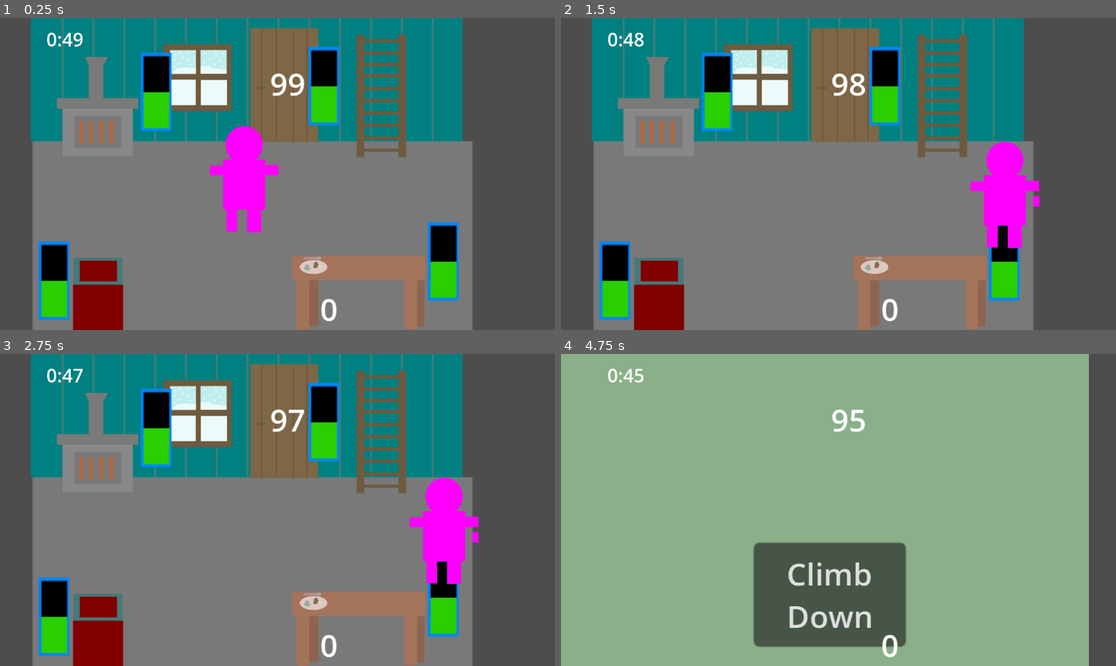
Above: before the commit, frames 1-4 (two rows, left to right).
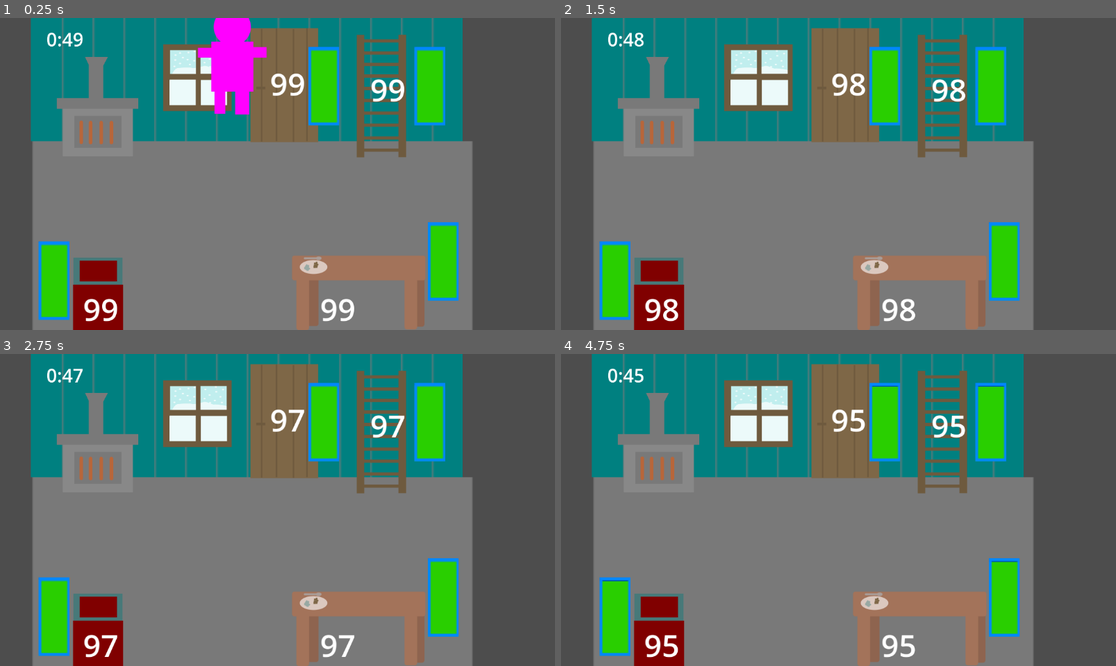
Above: after the commit, the same moments.

Repository: acfielder/FrozenCabin
Game: Godot game, scene res://test_level.tscn
Same seed, same stepped clock (60 frames per second), same inputs: the game is played once before the commit and once after it.
Inputs (mouse positions are in pixels of both pictures, inside the frame that each line leads up to):
- Up to frame 1 (0.25 s): no input
- Up to frame 2 (1.5 s): move the mouse to (960, 158) at 0.52 s; hold Right (right) 0.53-1.28 s; hold E (SceneOpen) 0.53-1.28 s; click (960, 158) at 0.67 s; tap P (test) at 0.8, 1.35 s; move the mouse to (727, 189) at 1.27 s; hold Down (down) from 1.28 s (still down)
- Up to frame 3 (2.75 s): tap E (SceneOpen) at 1.55 s; tap Enter at 2 s; move the mouse to (333, 441) at 2.02 s; release Down (down) at 2.03 s; hold Right (right) from 2.03 s (still down); hold E (SceneOpen) from 2.03 s (still down); tap P (test) at 2.3 s
- Up to frame 4 (4.75 s): tap Space at 2.75 s; move the mouse to (810, 572) at 2.77 s; release Right (right) at 2.78 s; release E (SceneOpen) at 2.78 s; hold Up (up) 2.78-3.53 s; tap P (test) at 2.85, 3.8, 4.35 s; click (810, 572) at 2.92 s; tap E (SceneOpen) at 3.05, 4.55 s; tap Enter at 3.5 s; move the mouse to (1005, 556) at 3.52 s; hold E (SceneOpen) 3.53-4.28 s; hold Left (left) from 3.53 s (still down); move the mouse to (672, 463) at 4.27 s

The runs differ from the first frame. In frame 1, 9.8% of the frame differs, in the area x 7-83%, y 0-98%; in frame 2, 7.4%; in frame 3, 7.3%; in frame 4, 95%, in the area x 0-96%, y 0-100%.
Error before the commit: Invalid assignment of property or key 'text' with value of type 'String' on a base object of type 'null instance'. (res://test_level.gd:18)

Commit message:
most have working progress

Diff:
--- a/LevelScenes/bed_scene.gd
+++ b/LevelScenes/bed_scene.gd
@@ -1,9 +1,11 @@
 extends Control
 
+var stlevel
 
 func _input(event):
 	if event.is_action_pressed("SceneOpen") && get_node("/root/Node2D/MainDude").get("collision_check_bed"):
-		get_node("/root/Node2D/BedScene").show()
+		stlevel = load("res://LevelScenes/bed_scene.tscn").instantiate()
+		get_tree().get_root().add_child(stlevel)
 		get_node("/root/Node2D/MainDude").collision_check_bed = false
 
 # Called when the node enters the scene tree for the first time.
@@ -14,8 +16,10 @@
 # Called every frame. 'delta' is the elapsed time since the previous frame.
 func _process(delta):
 	#$BedOverallTimer.text = get_node("/root/Node2D").timer_text
-	pass
+	$BedOverallTimer.text = str(get_node("/root/Node2D/BedTimer").time_left)
+
 
 
 func _on_bed_close_pressed():
-	get_node("/root/Node2D/BedScene").hide()
+	#global.sleepScore = ascore
+	queue_free()
--- a/LevelScenes/bed_scene.tscn
+++ b/LevelScenes/bed_scene.tscn
@@ -3,7 +3,6 @@
 [ext_resource type="Script" path="res://LevelScenes/bed_scene.gd" id="1_rfgch"]
 
 [node name="BedScene" type="Control"]
-visible = false
 layout_mode = 3
 anchors_preset = 0
 offset_right = 40.0
--- a/LevelScenes/roof_scene.gd
+++ b/LevelScenes/roof_scene.gd
@@ -1,8 +1,12 @@
 extends Control
+
+var stlevel
 
 func _input(event):
 	if event.is_action_pressed("SceneOpen") && get_node("/root/Node2D/MainDude").get("collision_check_climb"):
-		get_node("/root/Node2D/RoofScene").show()
+		#get_node("/root/Node2D/RoofScene").show()
+		stlevel = load("res://LevelScenes/roof_scene.tscn").instantiate()
+		get_tree().get_root().add_child(stlevel)
 		get_node("/root/Node2D/MainDude").collision_check_climb = false
 
 # Called when the node enters the scene tree for the first time.
@@ -12,7 +16,8 @@
 # Called every frame. 'delta' is the elapsed time since the previous frame.
 func _process(delta):
 	#$RoofOverallTimer.text = get_node("/root/Node2D").timer_text
-	pass
+	$RoofOverallTimer.text = str(get_node("/root/Node2D/ClimbTimer").time_left)
 
 func _on_roof_close_pressed():
-	get_node("/root/Node2D/RoofScene").hide()
+	#global.something = ascore
+	queue_free()
--- a/LevelScenes/roof_scene.tscn
+++ b/LevelScenes/roof_scene.tscn
@@ -3,7 +3,6 @@
 [ext_resource type="Script" path="res://LevelScenes/roof_scene.gd" id="1_rbq52"]
 
 [node name="RoofScene" type="Control"]
-visible = false
 layout_mode = 3
 anchors_preset = 0
 offset_right = 40.0
--- a/global.gd
+++ b/global.gd
@@ -4,6 +4,8 @@
 
 var doorToAdd = 0
 var eaten = 0
+var sleepScore = 0
+var roofScore = 0
 
 # Called when the node enters the scene tree for the first time.
 func _ready():
--- a/test_level.gd
+++ b/test_level.gd
@@ -6,6 +6,8 @@
 	$OverallTimer.start()
 	$DoorTimer.start()
 	$EatTimer.start()
+	$BedTimer.start()
+	$ClimbTimer.start()
 
 
 # Called every frame. 'delta' is the elapsed time since the previous frame.
@@ -15,7 +17,7 @@
 
 
 	$DoorLevelMain.text = str(floor($DoorTimer.time_left))
-	$Label.text = str(global.doorToAdd)
+	#$Label.text = str(global.doorToAdd)
 	$DoorProgress.value = floor($DoorTimer.time_left)
 	if global.doorToAdd > 0:
 		$DoorTimer.set_wait_time($DoorTimer.time_left + (global.doorToAdd * 4))
@@ -33,5 +35,12 @@
 		global.eaten = 0
 
 
+	$ClimbLevelMain.text = str(floor($ClimbTimer.time_left))
+	$ClimbProgress.value = floor($ClimbTimer.time_left)
+
+	$BedLevelMain.text = str(floor($BedTimer.time_left))
+	$SleepProgress.value = floor($BedTimer.time_left)
+
+
 func _on_timer_timeout():
 	print("all done")
--- a/test_level.tscn
+++ b/test_level.tscn
@@ -2834,22 +2834,6 @@
 tint_over = Color(0, 0.529412, 1, 1)
 tint_progress = Color(0.160784, 0.811765, 0, 1)
 
-[node name="FurnaceProgress" type="TextureProgressBar" parent="."]
-offset_left = 73.0
-offset_top = 18.0
-offset_right = 104.0
-offset_bottom = 99.0
-scale = Vector2(0.503212, 0.503212)
-value = 50.0
-allow_greater = true
-fill_mode = 3
-texture_under = ExtResource("15_0l0mm")
-texture_over = ExtResource("16_t4vff")
-texture_progress = ExtResource("15_0l0mm")
-tint_under = Color(0, 0, 0, 1)
-tint_over = Color(0, 0.529412, 1, 1)
-tint_progress = Color(0.160784, 0.811765, 0, 1)
-
 [node name="SleepProgress" type="TextureProgressBar" parent="."]
 offset_left = 20.0
 offset_top = 116.0
@@ -2866,8 +2850,24 @@
 tint_over = Color(0, 0.529412, 1, 1)
 tint_progress = Color(0.160784, 0.811765, 0, 1)
 
+[node name="ClimbProgress" type="TextureProgressBar" parent="."]
+offset_left = 215.0
+offset_top = 15.0
+offset_right = 246.0
+offset_bottom = 96.0
+scale = Vector2(0.503212, 0.503212)
+value = 50.0
+allow_greater = true
+fill_mode = 3
+texture_under = ExtResource("15_0l0mm")
+texture_over = ExtResource("16_t4vff")
+texture_progress = ExtResource("15_0l0mm")
+tint_under = Color(0, 0, 0, 1)
+tint_over = Color(0, 0.529412, 1, 1)
+tint_progress = Color(0.160784, 0.811765, 0, 1)
+
 [node name="MainDude" parent="." instance=ExtResource("3_bon7r")]
-position = Vector2(126, 137)
+position = Vector2(113, 133)
 
 [node name="Bed" parent="." instance=ExtResource("4_dkuex")]
 position = Vector2(8, 15)
@@ -2876,11 +2876,13 @@
 position = Vector2(113, 101)
 
 [node name="BedScene" parent="." instance=ExtResource("11_i31u3")]
+visible = false
 
 [node name="EatScene" parent="." instance=ExtResource("11_211uf")]
 visible = false
 
 [node name="RoofScene" parent="." instance=ExtResource("14_1m80g")]
+visible = false
 
 [node name="DoorScenetest" parent="." instance=ExtResource("12_5o3w1")]
 visible = false
@@ -2911,6 +2913,20 @@
 offset_bottom = 49.0
 text = "0"
 
+[node name="ClimbLevelMain" type="Label" parent="."]
+offset_left = 192.0
+offset_top = 26.0
+offset_right = 232.0
+offset_bottom = 52.0
+text = "0"
+
+[node name="BedLevelMain" type="Label" parent="."]
+offset_left = 43.0
+offset_top = 140.0
+offset_right = 83.0
+offset_bottom = 166.0
+text = "0"
+
 [node name="DoorTimer" type="Timer" parent="."]
 wait_time = 100.0
 one_shot = true
@@ -2919,4 +2935,12 @@
 wait_time = 100.0
 one_shot = true
 
+[node name="BedTimer" type="Timer" parent="."]
+wait_time = 100.0
+one_shot = true
+
+[node name="ClimbTimer" type="Timer" parent="."]
+wait_time = 100.0
+one_shot = true
+
 [connection signal="timeout" from="OverallTimer" to="." method="_on_timer_timeout"]
